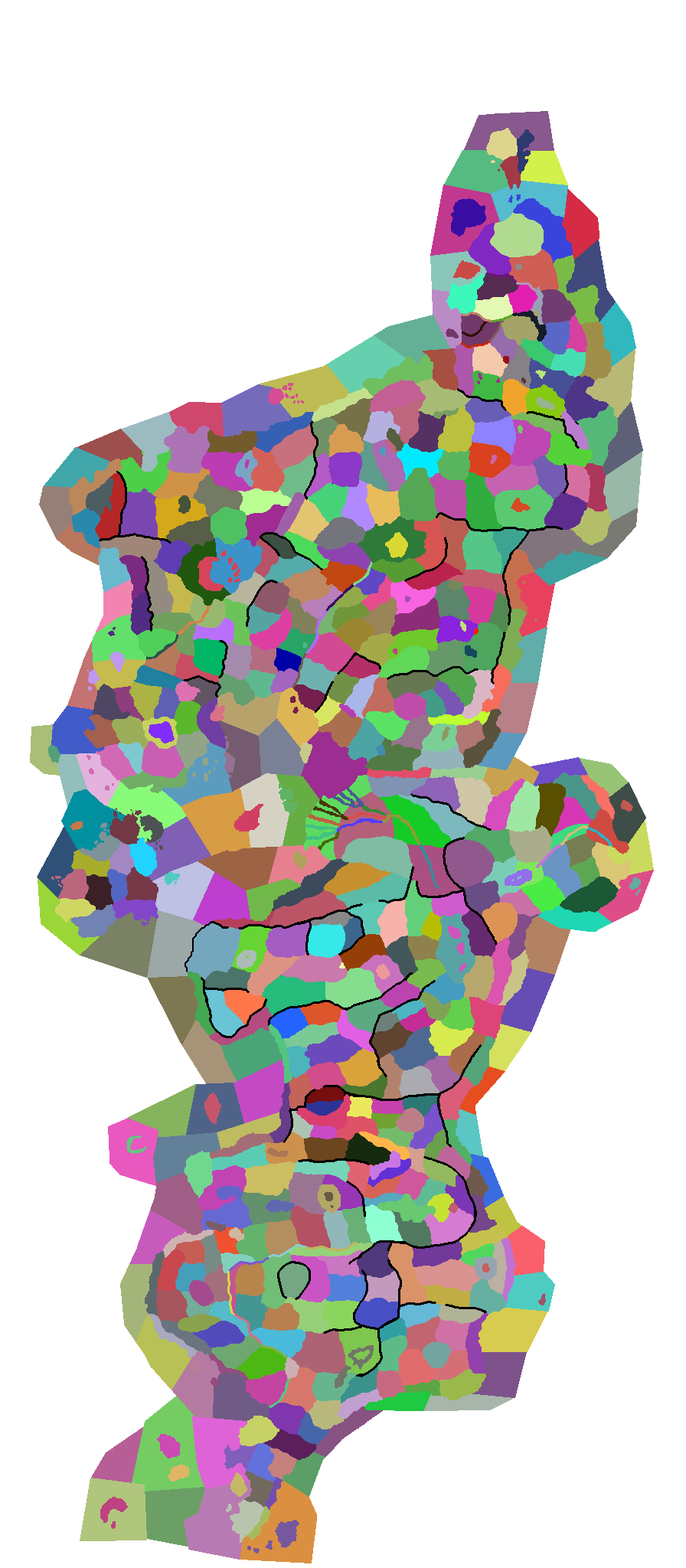
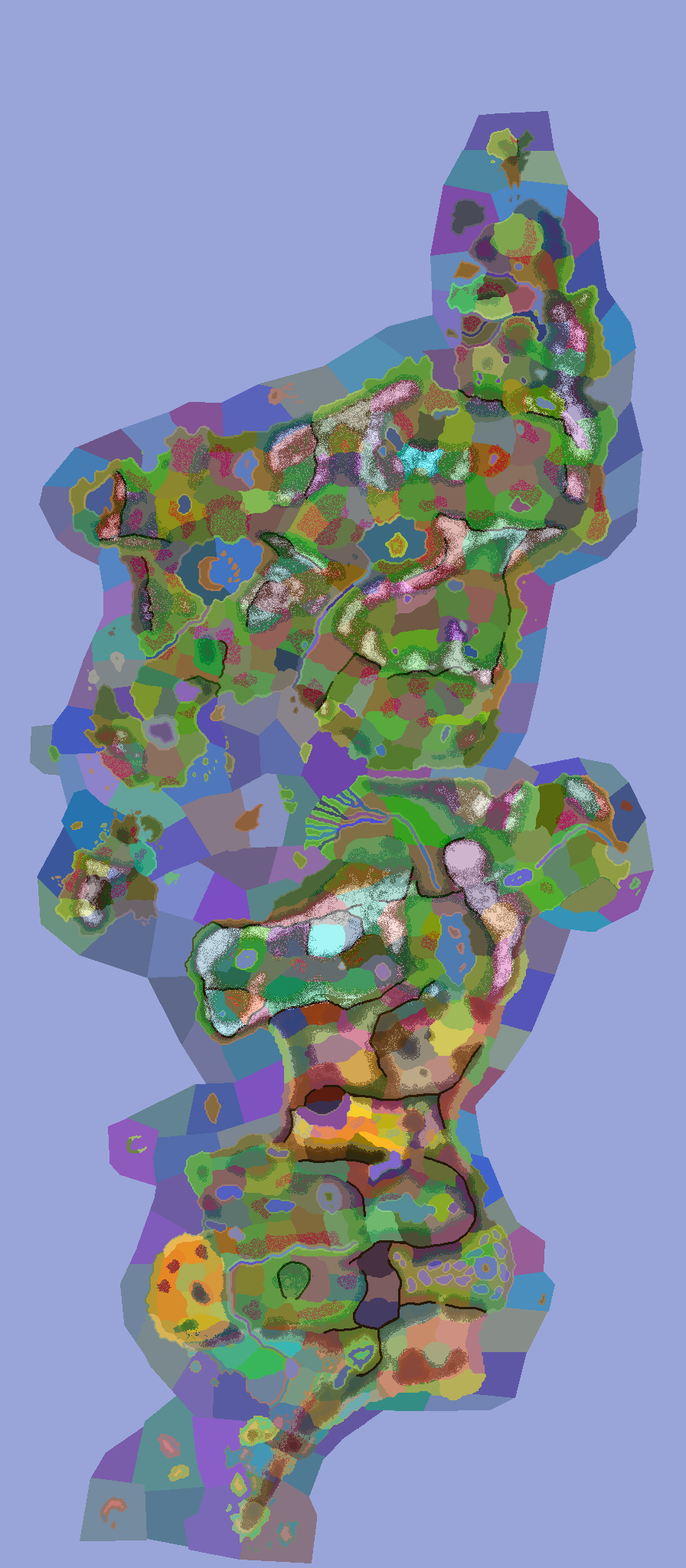
Comparing the layer stacks of the two 686px x 1568px images. Changes:
showed "terrain" over (0, 0, 686, 1568)
painted on "provinces.bmp" over (405, 793, 498, 1148)
